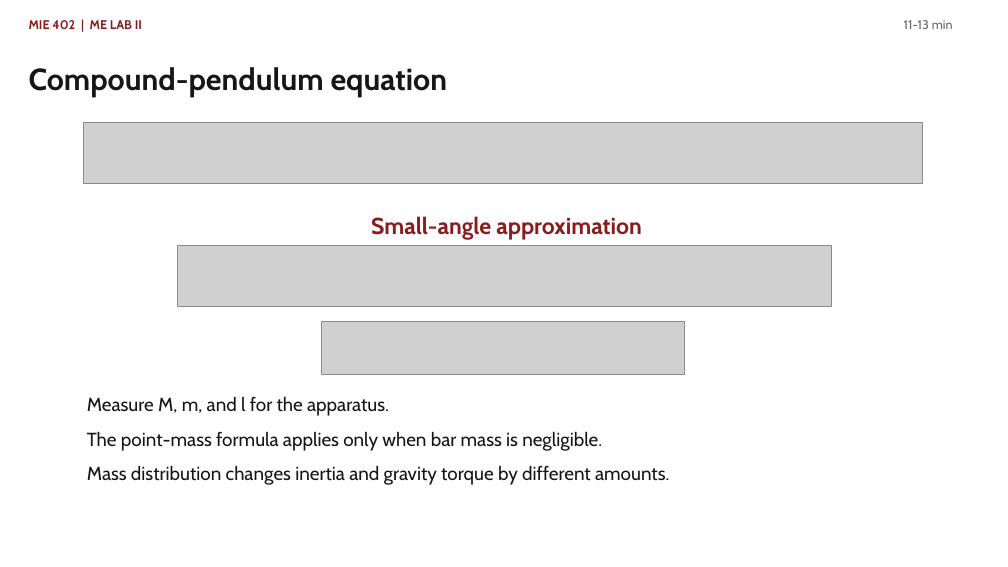
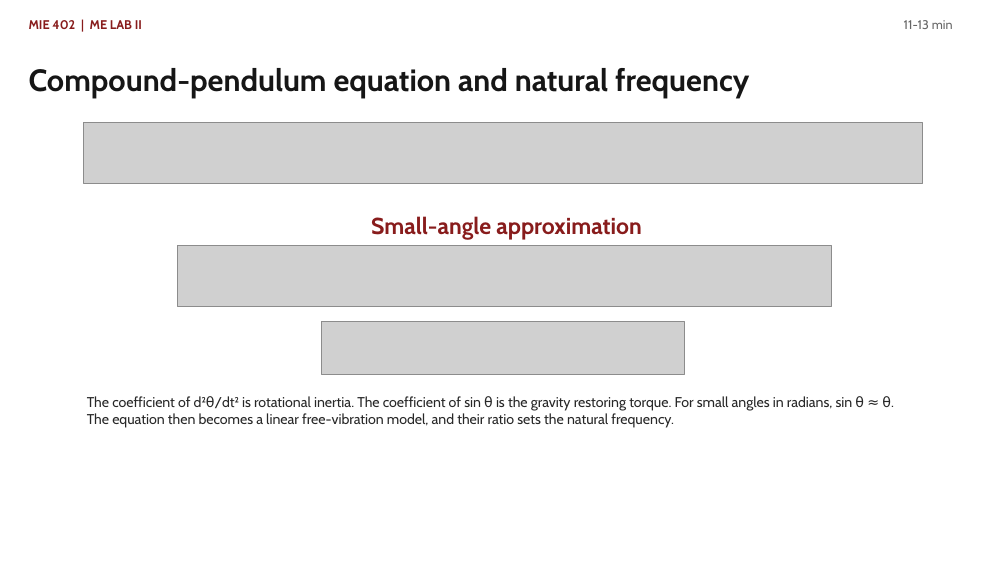
Before and after one commit to Ehsan-Roohi/MIE402-Lab, a slide deck: slide 6 of site/docs/MIE402_Lecture03_Single_Pendulum_PreLab2_Fall2026.pptx. Drawn at 1008x567 pixels with LibreOffice and Linux fonts; fonts in the diff are those of the drawing; grey boxes stand for pictures. Boxes give left, top, right and bottom in pixels: in the first picture for what was removed or moved away, otherwise in the second. Text is boxed around its words. In the diff, an @@ line names an element or a change of style, - is before the commit and + after.

Commit message:
Explain Lab 2 pendulum physics

```diff
--- a/site/docs/MIE402_Lecture03_Single_Pendulum_PreLab2_Fall2026.pptx
+++ b/site/docs/MIE402_Lecture03_Single_Pendulum_PreLab2_Fall2026.pptx
@@ text at [29,68,749,97]: text changed; size 29 to 29.2 pt @@
-Compound-pendulum equation
+Compound-pendulum equation and natural frequency
@@ text at [87,396,891,428]: text changed; size 18 to 13.5 pt; text colour #161616 to #282828 @@
-Measure M, m, and l for the apparatus.
-The point-mass formula applies only when bar mass is negligible.
-Mass distribution changes inertia and gravity torque by different amounts.
+The coefficient of d²θ/dt² is rotational inertia. The coefficient of sin θ is the gravity restoring torque. For small angles in radians, sin θ ≈ θ. The equation then becomes a linear free-vibration model, and their ratio sets the natural frequency.
```
Also in this commit, not shown: 6 other slides changed, 1 other file.
